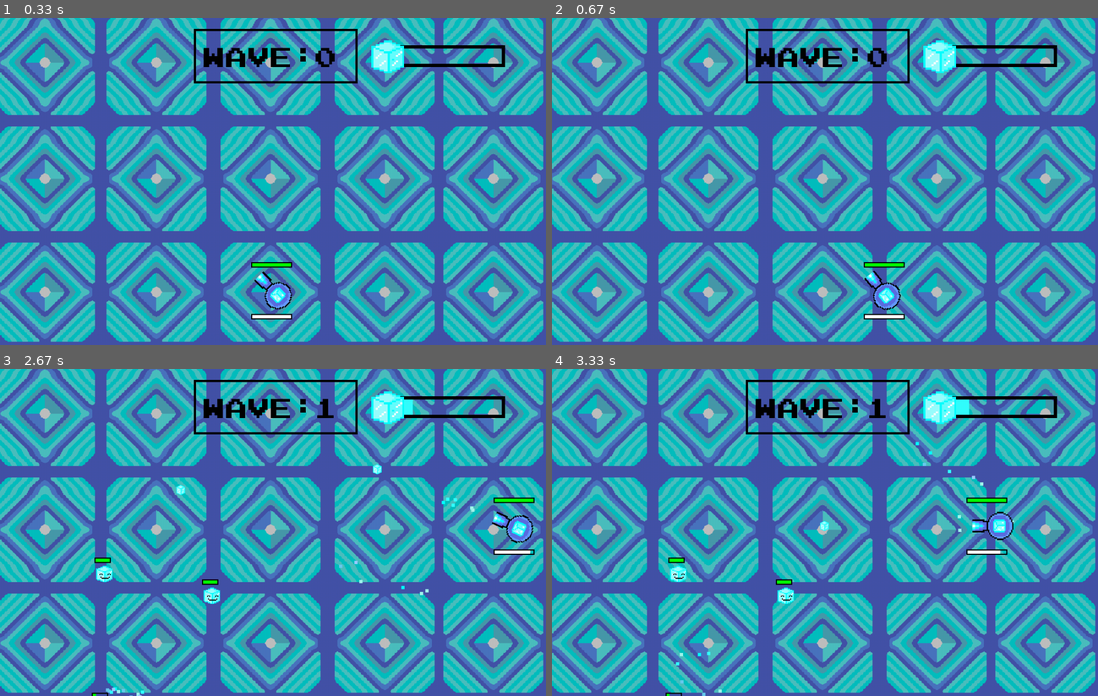
Above: before the commit, frames 1-4 (two rows, left to right).
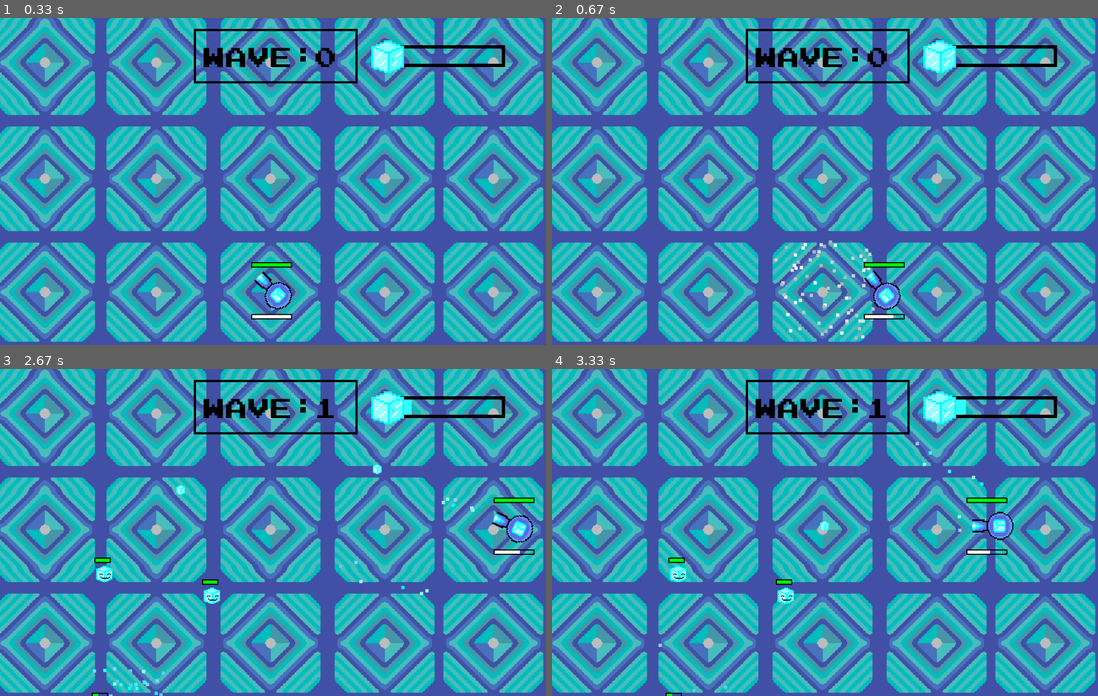
Above: after the commit, the same moments.

Repository: amenthyst/Pygame-Spring-Jam-2024
Game: pygame game, started from main.py
Same seed, same stepped clock (60 frames per second), same inputs: the game is played once before the commit and once after it.
Inputs (mouse positions are in pixels of both pictures, inside the frame that each line leads up to):
- Up to frame 1 (0.33 s): no input
- Up to frame 2 (0.67 s): hold R from 0.33 s (still down); hold D from 0.33 s (still down); move the mouse to (803, 194) at 0.37 s
- Up to frame 3 (2.67 s): release R at 0.8 s; release D at 0.8 s; hold D 0.83-1.3 s; move the mouse to (273, 552) at 0.87 s; tap F at 0.9, 1.2, 2.07, 2.4 s; click (103, 483) at 1.38 s; right-click (475, 646) at 1.72 s; hold W 2-2.3 s; click (338, 561) at 2.08 s; tap Shift at 2.15 s; hold D from 2.33 s (still down); click (283, 421) at 2.42 s
- Up to frame 4 (3.33 s): tap F at 2.7, 2.9, 3.2 s; release D at 2.8 s; hold A from 2.83 s (still down); click (628, 522) at 2.92 s

Frame 1 is identical in both runs. In frame 2, 0.5% of the frame differs, in the area x 40-65%, y 67-99%; in frame 3, 0.3%; in frame 4, 0.2%.

Commit message:
Added a shockwave

Diff:
--- a/Enemies/enemybullet.py
+++ b/Enemies/enemybullet.py
@@ -2,8 +2,9 @@
 import images
 import math
 from Objects.player import Player
+from Objects.particle import Particle
 class Enemybullet(pygame.sprite.Sprite):
-    def __init__(self, direction: pygame.math.Vector2, pos, speed, dmg, state):
+    def __init__(self, direction: pygame.math.Vector2, pos, speed, dmg, state, bulletgrp):
         super().__init__()
         self.state = state
         if self.state == "hot":
@@ -16,6 +17,8 @@
         self.direction = direction
         self.speed = speed
         self.dmg = dmg
+        self.bulletgrp = bulletgrp
+        self.border = pygame.Rect(0,0,1000,600)
 
     def getangle(self, direction):
         return math.degrees(math.atan2(direction.x, direction.y))
@@ -27,6 +30,9 @@
         self.rect.x += self.velocity.x
         self.rect.y += self.velocity.y
 
+        if self.rect not in self.border:
+            self.kill()
+
 
     def attack(self):
         if self.rect.colliderect(Player.Instance.rect):
@@ -36,3 +42,13 @@
     def update(self, dt):
         self.move()
         self.attack()
+        self.shock()
+
+    def shock(self):
+        hitlist = pygame.sprite.spritecollide(self, self.bulletgrp, False)
+        for obj in hitlist:
+            if not isinstance(obj, Particle):
+                continue
+            if obj.state == "shock":
+                obj.kill()
+                self.kill()
--- a/Enemies/sampleenemy.py
+++ b/Enemies/sampleenemy.py
@@ -63,7 +63,9 @@
             if obj.state == "steam":
                 self.confusion = True
                 self.confuseduration += 0.1 if self.confuseduration < 5 else 0 # cap to the duration
-
+            elif obj.state == "shock":
+                self.confusion = True
+                self.confuseduration += 0.5
         if self.confusion:
             self.confusetimer += dt
             if self.confusetimer > self.confuseduration:
--- a/Enemies/shooter.py
+++ b/Enemies/shooter.py
@@ -56,7 +56,7 @@
         if self.shoottimer < self.shootcooldown:
             return
         self.shoottimer = 0
-        self.bulletgrp.add(Enemybullet(self.pos-Player.Instance.get_centre(), self.pos, 5, 5, self.state))
+        self.bulletgrp.add(Enemybullet(self.pos-Player.Instance.get_centre(), self.pos, 5, 5, self.state, self.bulletgrp))
 
 
     def update(self, dt):
--- a/Objects/bomb.py
+++ b/Objects/bomb.py
@@ -30,8 +30,8 @@
             return
         other.damage(self.damage)
 
-        for _ in range(1,150):
-            self.bulletgrp.add(Particle(self.state, "ball", self.enemygrp, self.bulletgrp, 3, self.rect.center, None, 150, 3, 0.02))
+        for _ in range(1,125):
+            self.bulletgrp.add(Particle(self.state, "ball", self.enemygrp, self.bulletgrp, 5, self.rect.center, None, 150, 3, 0.02))
 
         self.kill()
 
--- a/Objects/particle.py
+++ b/Objects/particle.py
@@ -3,7 +3,7 @@
 from Objects import tags
 class Particle(pygame.sprite.Sprite):
     particles = []
-    MAX_PARTICLES = 600
+    MAX_PARTICLES = 500
 
     def __new__(cls, *args, **kwargs):
         if len(Particle.particles) > Particle.MAX_PARTICLES:
@@ -19,7 +19,7 @@
         super().__init__(bulletgrp)
         self.initialize(state, mode, enemygrp, bulletgrp, speed, pos, direction, radius, duration, damage)
 
-    def initialize(self, state, mode, enemygrp: pygame.sprite.Group, bulletgrp: pygame.sprite.Group, speed, pos: tuple, direction: pygame.math.Vector2, radius, duration, damage):
+    def initialize(self, state, mode, enemygrp: pygame.sprite.Group, bulletgrp: pygame.sprite.Group, speed, pos, direction: pygame.math.Vector2, radius, duration, damage):
         self.hotlist = ((255,0,0), (255,128,0), (255,255,0), (253,67,38), (247,77,77))
 
         self.coldlist = ((51,255,255), (0,255,255), (153,204,255), (161,246,238), (104,203,239))
@@ -40,7 +40,7 @@
             self.color = random.choice(self.hotlist)
         elif self.state == "cold":
             self.color = random.choice(self.coldlist)
-        elif self.state == "steam":
+        elif self.state == "steam" or self.state == "shock":
             self.color = random.choice(self.steamlist)
 
 
--- a/Objects/player.py
+++ b/Objects/player.py
@@ -63,10 +63,15 @@
 
         self.border = pygame.Rect(0,0,1000,600)
 
-        self.throwercount = 1
-
-        self.canthrow = True
-
+        self.mana = 1
+
+        self.cancast = True
+
+        self.invincibility = False
+
+        self.invincibilitytime = 0.25
+
+        self.invintimer = 0
 
     def get_pos(self) -> pygame.math.Vector2:
         return pygame.math.Vector2(self.rect.x, self.rect.y)
@@ -124,18 +129,18 @@
 
     def thrower(self, dt):
 
-        if Systems.input.is_key_held(pygame.K_f) and self.throwercount > 0 and self.canthrow:
+        if Systems.input.is_key_held(pygame.K_f) and self.mana > 0 and self.cancast:
             for _ in range(0,3):
                 particledir = -(pygame.math.Vector2(pygame.mouse.get_pos()) - self.get_centre())
                 particle = self.particle(self.state, "cone", self.enemygrp, self.bulletgrp, 5, self.get_centre(), particledir, 200, 0.6, 0.02)
                 self.bulletgrp.add(particle)
-                self.throwercount -= dt / 5
-
-            if self.throwercount < 0:
-                self.throwercount = 0
-                self.canthrow = False
-
-        print(self.throwercount)
+                self.mana -= dt / 5
+
+            if self.mana < 0:
+                self.mana = 0
+                self.cancast = False
+
+
 
 
 
@@ -149,12 +154,15 @@
         self.shoot(dt)
         self.shootbomb(dt)
         self.thrower(dt)
+        self.shockwave()
         self.dodge(dt)
         self.handle_physics()
         if self.changing:
             self.totaldamage = 0
 
 
+
+
     def recoil(self):
         # most annoying thing known to man
         particledir = self.get_centre() - pygame.mouse.get_pos()
@@ -178,12 +186,14 @@
             self.dodge_dir = dodge_dir
 
         if not self.dodging and not self.locked and self.remaining_dodges < self.max_dodges:
+
             self.dodge_regen_timer += dt
             if self.dodge_regen_timer >= self.dodge_regen_time:
                 self.remaining_dodges += 1
                 self.dodge_regen_timer = 0
 
         if self.dodging:
+
             if self.dodge_dir.length():
                 self.velocity = self.dodge_dir.normalize() * self.dodge_speed
             self.dodge_timer += dt
@@ -194,6 +204,11 @@
             return
         if self.locked:
             self.dodge_lag_timer += dt
+            # timer for invincibility
+            self.invintimer += dt
+            if self.invintimer > self.invincibilitytime:
+                self.invincibility = False
+                self.invintimer = 0
             if self.velocity.length() > 0:
                 self.locked = False
         if Systems.input.is_key_just_pressed(pygame.K_LSHIFT) and not self.dodging and self.remaining_dodges > 0:
@@ -201,6 +216,8 @@
             self.remaining_dodges -= 1
             self.dodge_timer = 0
             self.dodge_lag_timer = 0
+            self.invincibility = True
+
 
     def getangle(self):
         direction = pygame.math.Vector2(pygame.mouse.get_pos()) - self.get_centre()
@@ -219,7 +236,8 @@
 
 
     def damage(self, amount: int):
-        self.health -= amount
+        if not self.invincibility:
+            self.health -= amount
         if self.health <= 0:
             self.totaldamage = 0
             self.kill()
@@ -239,10 +257,20 @@
 
     def cooldownbar(self, screen, dt):
         pygame.draw.rect(screen, "black", (self.rect.x - 3, self.rect.y + 80, self.size[0], 10), 2)
-        pygame.draw.rect(screen, "white", (self.rect.x - 1, self.rect.y + 82, self.size[0] * self.throwercount - 4, 6))
-
-        if not self.canthrow:
-            self.canthrow = False
-            self.throwercount += dt / 3
-            if self.throwercount > 1:
-                self.canthrow = True
+        pygame.draw.rect(screen, "white", (self.rect.x - 1, self.rect.y + 82, self.size[0] * self.mana - 4, 6))
+
+        if not self.cancast:
+            self.cancast = False
+            self.mana += dt / 3
+            if self.mana > 1:
+                self.cancast = True
+
+
+    def shockwave(self):
+        if Systems.input.is_key_just_pressed(pygame.K_r) and self.mana > 0 and self.cancast:
+            for _ in range(0,75):
+                self.bulletgrp.add(self.particle("shock", "ball", self.enemygrp, self.bulletgrp, 5, self.get_centre(), None, 125, 0.75, 0))
+            self.mana -= 0.25
+            if self.mana <= 0:
+                self.mana = 0
+                self.cancast = False
